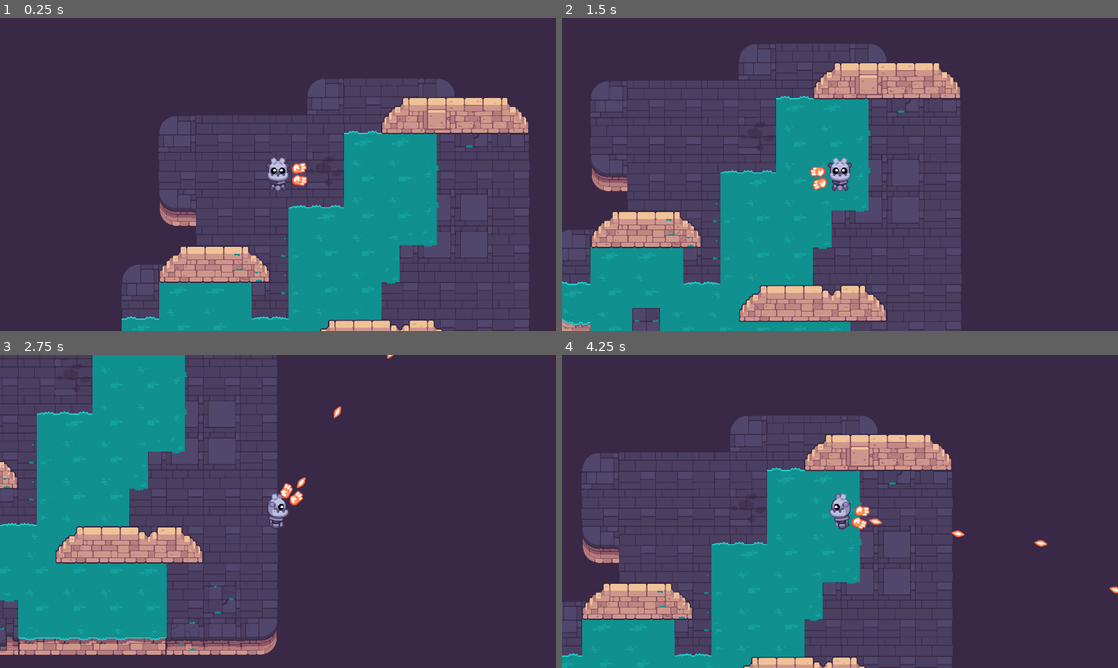
Above: before the commit, frames 1-4 (two rows, left to right).
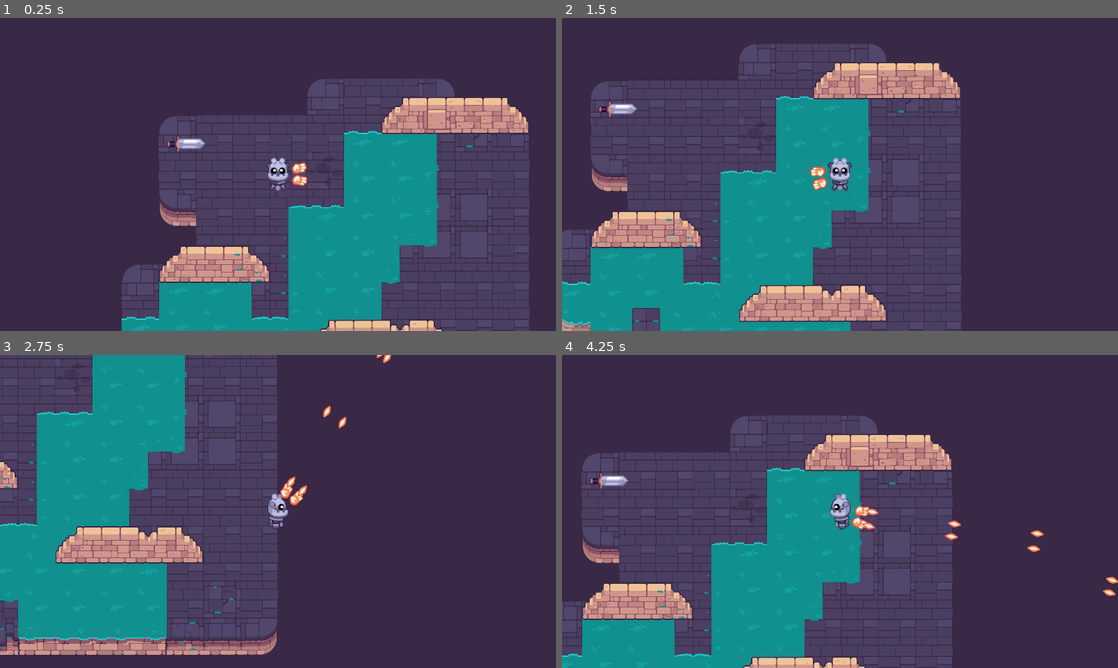
Above: after the commit, the same moments.

Repository: GlutenFreeGrass/Path-Of-Sorcerers
Game: Godot game, scene res://game_test.tscn
Same seed, same stepped clock (60 frames per second), same inputs: the game is played once before the commit and once after it.
Inputs (mouse positions are in pixels of both pictures, inside the frame that each line leads up to):
- Up to frame 1 (0.25 s): no input
- Up to frame 2 (1.5 s): tap Enter at 0.5 s; move the mouse to (962, 158) at 0.52 s; press the mouse at (962, 158) at 0.53 s; hold D (move_right) 0.53-1.28 s; tap Space at 0.77 s; move the mouse to (728, 190) at 1.27 s; release the mouse at (728, 190) at 1.28 s; hold S (move_down) from 1.28 s (still down); tap Z at 1.35 s
- Up to frame 3 (2.75 s): tap Space at 1.52 s; move the mouse to (333, 442) at 2.02 s; release S (move_down) at 2.03 s; press the mouse at (333, 442) at 2.03 s; hold D (move_right) from 2.03 s (still down)
- Up to frame 4 (4.25 s): move the mouse to (812, 574) at 2.77 s; release D (move_right) at 2.78 s; release the mouse at (812, 574) at 2.78 s; hold W (move_up) 2.78-3.53 s; tap Z at 2.85 s; click (812, 574) at 2.92 s; tap Space at 3.02, 3.77 s; move the mouse to (1006, 558) at 3.52 s; press the mouse at (1006, 558) at 3.53 s; hold A (move_left) from 3.53 s (still down)

The runs differ from the first frame. In frame 1, 0.2% of the frame differs, in the area x 29-37%, y 37-43%; in frame 2, 0.2%; in frame 3, 0.3%; in frame 4, 0.6%, in the area x 4-100%, y 37-78%.

Commit message:
Added Mob

Diff:
--- /dev/null
+++ b/M10.twin_stick_workbook/area_2d.gd
@@ -0,0 +1,13 @@
+extends CharacterBody2D
+
+
+var player: PackedScene = preload("res://player.tscn")
+
+
+# Called when the node enters the scene tree for the first time.
+func _ready() -> void:
+	pass
+
+# Called every frame. 'delta' is the elapsed time since the previous frame.
+func _process(delta: float) -> void:
+	var direction := global_position.direction_to(get_globl)
--- a/M10.twin_stick_workbook/character_body_2d.gd
+++ b/M10.twin_stick_workbook/character_body_2d.gd
@@ -1,9 +1,30 @@
-extends CharacterBody2D
+class_name Mob extends CharacterBody2D
 
 @export var max_speed := 600.0
+@export var acceleration := 700.0
+var players: Player = null
+@onready var detector: Area2D = $detector
+
+
+
+func _ready() -> void:
+	detector.body_entered.connect(func (body: Node) -> void:
+		if body is Player:
+			players = body
+	)
+	detector.body_exited.connect(func (body: Node) -> void:
+		if body is Player:
+			players = null
+	)
 
 
 func _physics_process(delta: float) -> void:
-	var direction := Input.get_vector("move_left","move_right","move_up","move_down")
-	velocity = direction * max_speed
+	if players == null:
+		velocity = velocity.move_toward(Vector2.ZERO, acceleration * delta)
+	else:
+		var direction := global_position.direction_to(players.global_position)
+		var distance := global_position.distance_to(players.global_position)
+		var speed := max_speed if distance > 120.0 else max_speed * distance / 120.0
+		var desired_velocity := direction * speed
+		velocity = velocity.move_toward(desired_velocity, acceleration * delta)
 	move_and_slide()
--- a/M10.twin_stick_workbook/game_test.tscn
+++ b/M10.twin_stick_workbook/game_test.tscn
@@ -1,7 +1,8 @@
-[gd_scene load_steps=3 format=3 uid="uid://521uuab1sqdk"]
+[gd_scene load_steps=4 format=3 uid="uid://521uuab1sqdk"]
 
 [ext_resource type="PackedScene" uid="uid://cu2rb5dl4ljte" path="res://levels/rooms/room_a.tscn" id="1_8swip"]
 [ext_resource type="PackedScene" uid="uid://cgtvu1uhl70d1" path="res://player.tscn" id="2_pebyj"]
+[ext_resource type="PackedScene" uid="uid://bj5yiqkynec8v" path="res://mob.tscn" id="3_6h5t4"]
 
 [node name="GameTest" type="Node2D"]
 
@@ -9,3 +10,6 @@
 
 [node name="Player" parent="." instance=ExtResource("2_pebyj")]
 position = Vector2(540, 330)
+
+[node name="Mob" parent="." instance=ExtResource("3_6h5t4")]
+position = Vector2(222, 225)
--- /dev/null
+++ b/M10.twin_stick_workbook/mob.tscn
@@ -0,0 +1,25 @@
+[gd_scene load_steps=5 format=3 uid="uid://bj5yiqkynec8v"]
+
+[ext_resource type="Script" path="res://character_body_2d.gd" id="1_175vt"]
+[ext_resource type="Texture2D" uid="uid://nohjoiah3jgr" path="res://mobs/sword_inactive.png" id="2_7akb2"]
+
+[sub_resource type="CircleShape2D" id="CircleShape2D_h78s8"]
+radius = 22.3607
+
+[sub_resource type="CircleShape2D" id="CircleShape2D_wtv8i"]
+radius = 250.0
+
+[node name="Mob" type="CharacterBody2D"]
+script = ExtResource("1_175vt")
+
+[node name="Sprite2D" type="Sprite2D" parent="."]
+texture = ExtResource("2_7akb2")
+
+[node name="CollisionShape2D" type="CollisionShape2D" parent="."]
+shape = SubResource("CircleShape2D_h78s8")
+
+[node name="detector" type="Area2D" parent="."]
+
+[node name="CollisionShape2D" type="CollisionShape2D" parent="detector"]
+rotation = -1.56953
+shape = SubResource("CircleShape2D_wtv8i")
--- a/M10.twin_stick_workbook/player.gd
+++ b/M10.twin_stick_workbook/player.gd
@@ -1,4 +1,4 @@
-extends CharacterBody2D
+class_name Player extends CharacterBody2D
 
 const GODOT_BOTTOM_RIGHT = preload("res://player/godot_bottom_right.png")
 const GODOT_RIGHT = preload("res://player/godot_right.png")
--- a/M10.twin_stick_workbook/player.tscn
+++ b/M10.twin_stick_workbook/player.tscn
@@ -30,7 +30,10 @@
 rotation = -0.0548876
 
 [node name="Weapon" parent="WeaponPivot/Marker2D" instance=ExtResource("4_iulle")]
-position = Vector2(127.807, 7.02208)
+position = Vector2(108.43, -23.0863)
+
+[node name="Weapon2" parent="WeaponPivot/Marker2D" instance=ExtResource("4_iulle")]
+position = Vector2(107.684, 26.9481)
 
 [node name="Left" type="Sprite2D" parent="WeaponPivot/Marker2D"]
 position = Vector2(75.8023, -18.5199)
